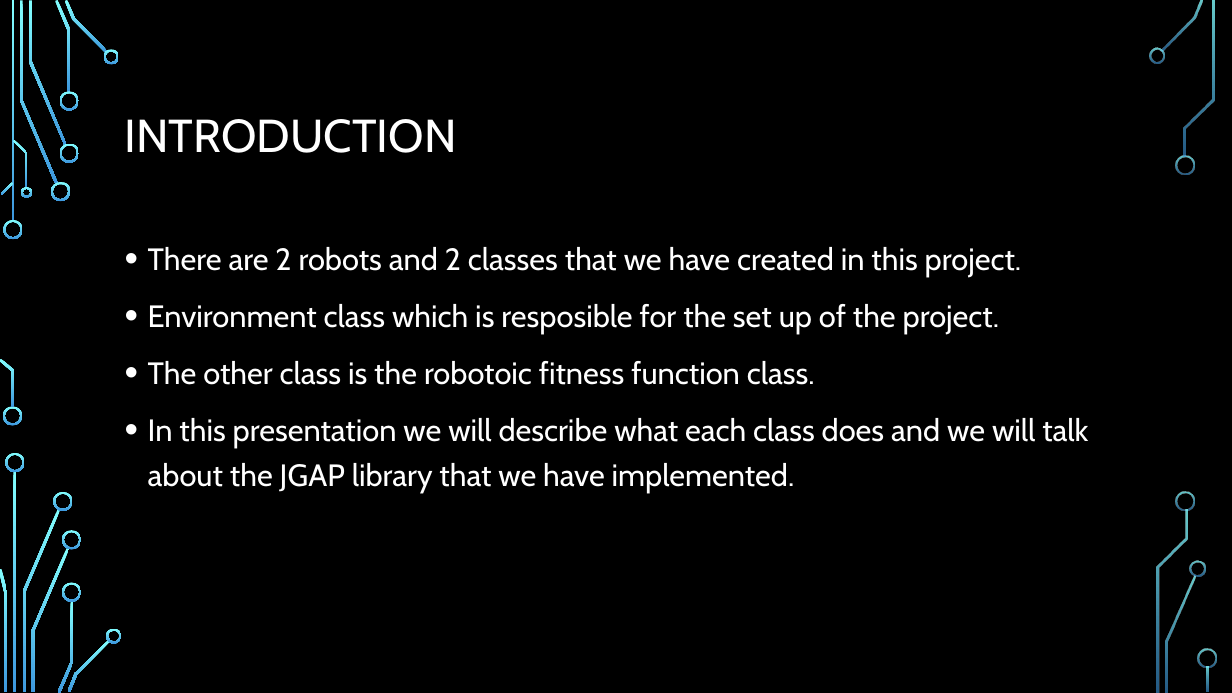
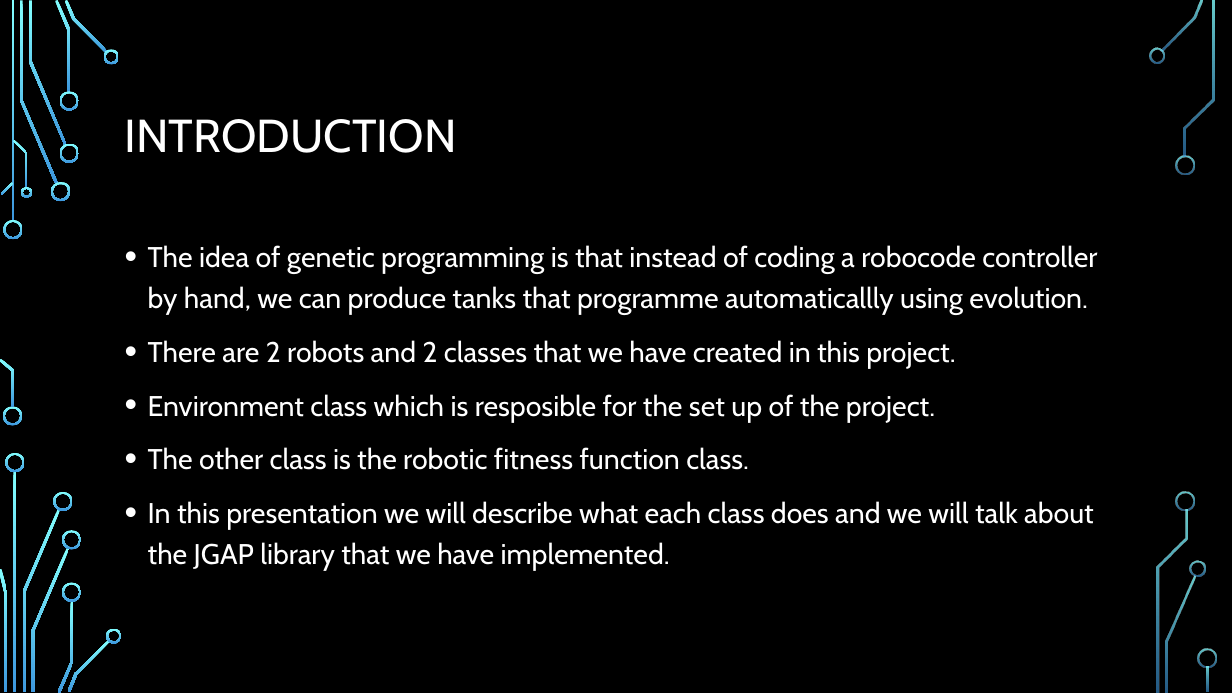
Before and after one commit to kacper97/AlgorithmForLab2, a slide deck: slide 2 of Presentation 2.pptx. Drawn at 1232x693 pixels with LibreOffice and Linux fonts; fonts in the diff are those of the drawing; background and template pictures are left out. Boxes give left, top, right and bottom in pixels: in the first picture for what was removed or moved away, otherwise in the second. Text is boxed around its words. In the diff, an @@ line names an element or a change of style, - is before the commit and + after.

```diff
--- a/Presentation 2.pptx
+++ b/Presentation 2.pptx
@@ text at <box>148,245,1097,315</box>: paragraph added @@
+• The idea of genetic programming is that instead of coding a robocode controller by hand, we can produce tanks that programme automaticallly using evolution.
@@ text at <box>148,340,1094,571</box>: size 24 to 22.2 pt in "There are 2 robots and 2 classes ...", "Environment class which is resposible for the ...", "In this presentation we will describe what ..." @@
@@ text at <box>148,447,749,470</box>: text changed; size 24 to 22.2 pt @@
-• The other class is the robotoic fitness function class.
+• The other class is the robotic fitness function class.
```
Also in this commit, not shown: 4 other slides changed, 1 slide removed.
